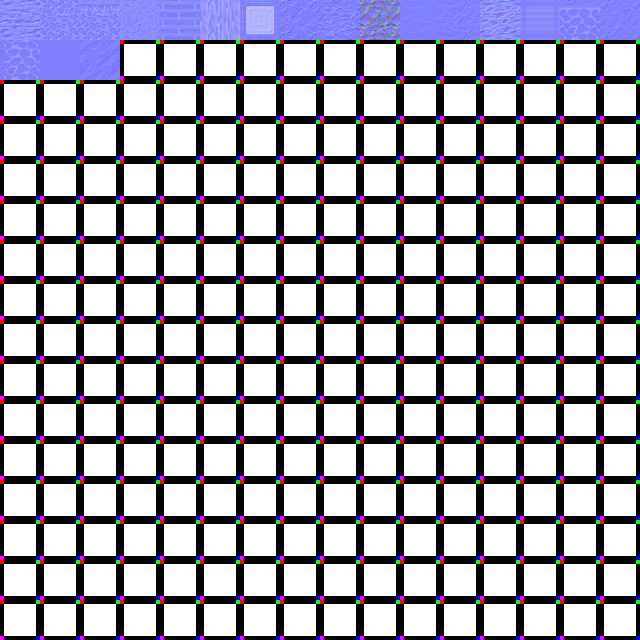
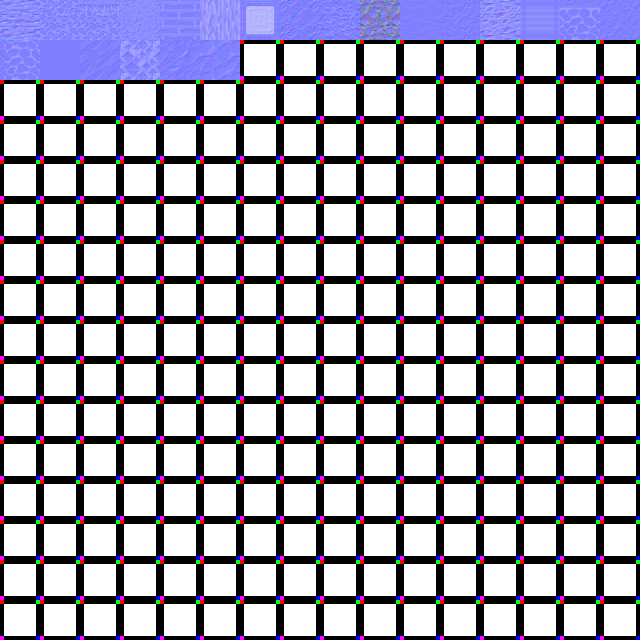
Layered file, before and after one edit (640×640). Changes by layer:
painted on "Arrière-plan" over [120, 40, 240, 80]
